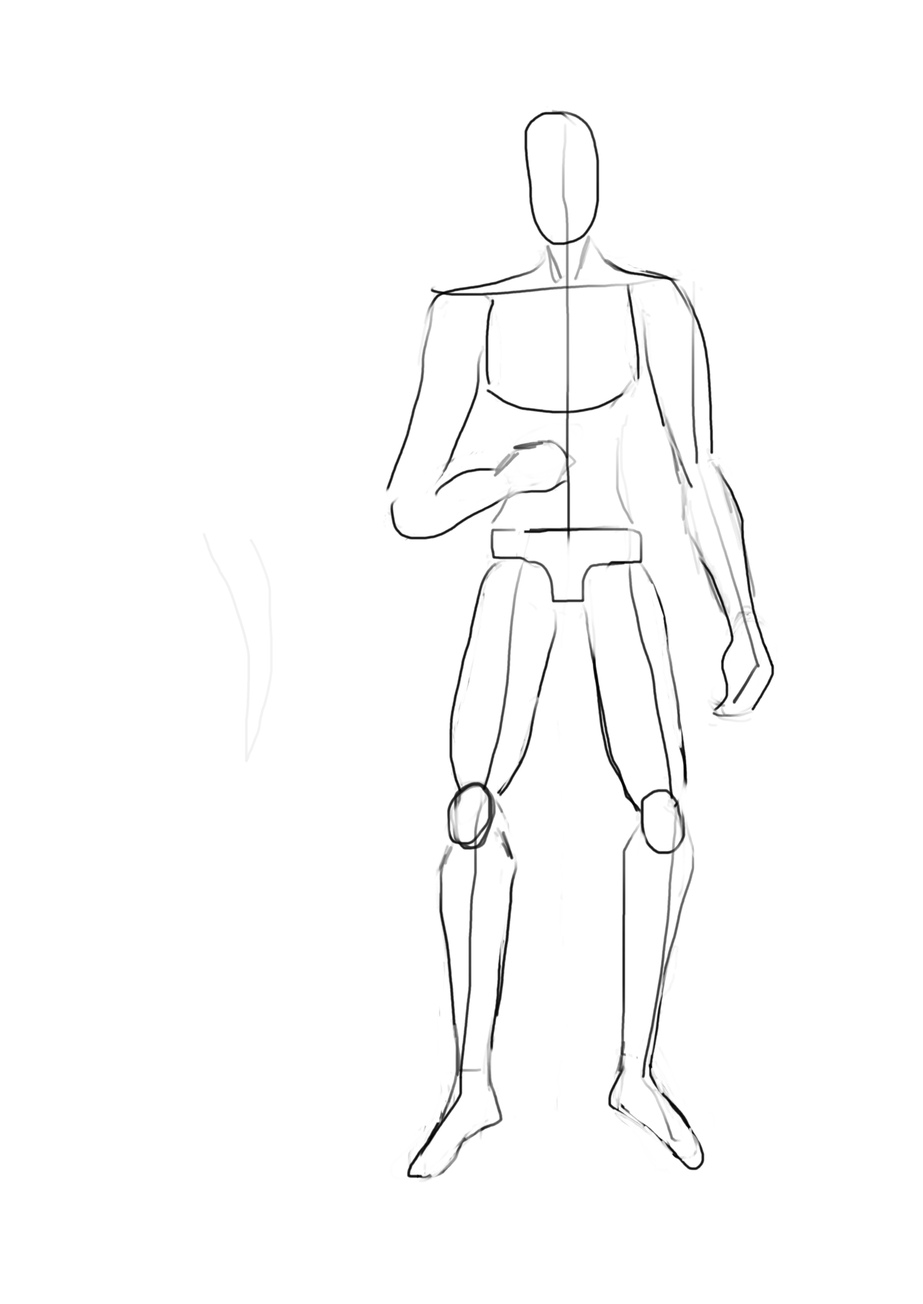
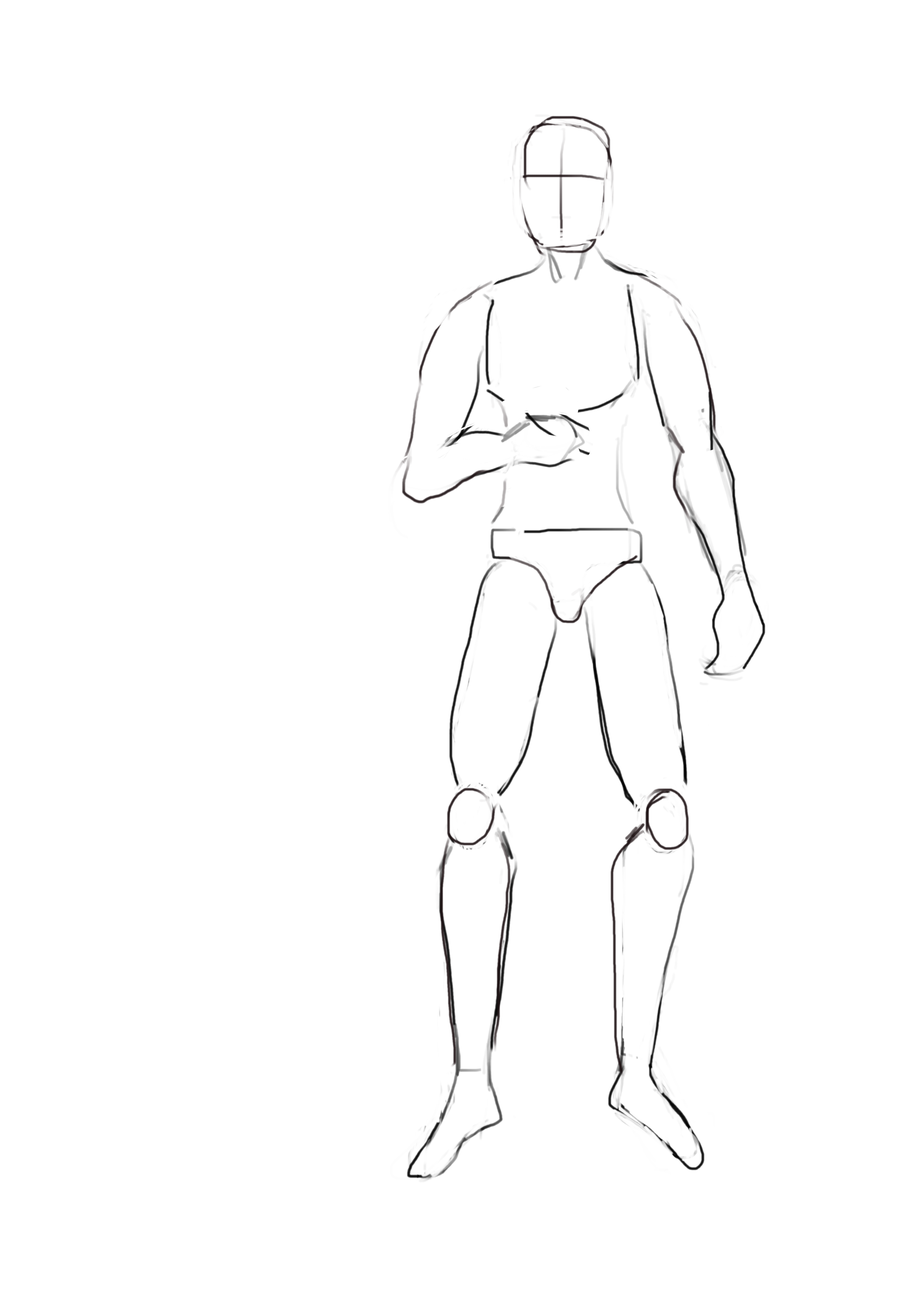
Layer changes from the first 923×1304 image to the second:
painted on "Cylinders" over bbox(383, 105, 777, 1159)
hid "Lines", painted on it over bbox(202, 105, 775, 1159)
